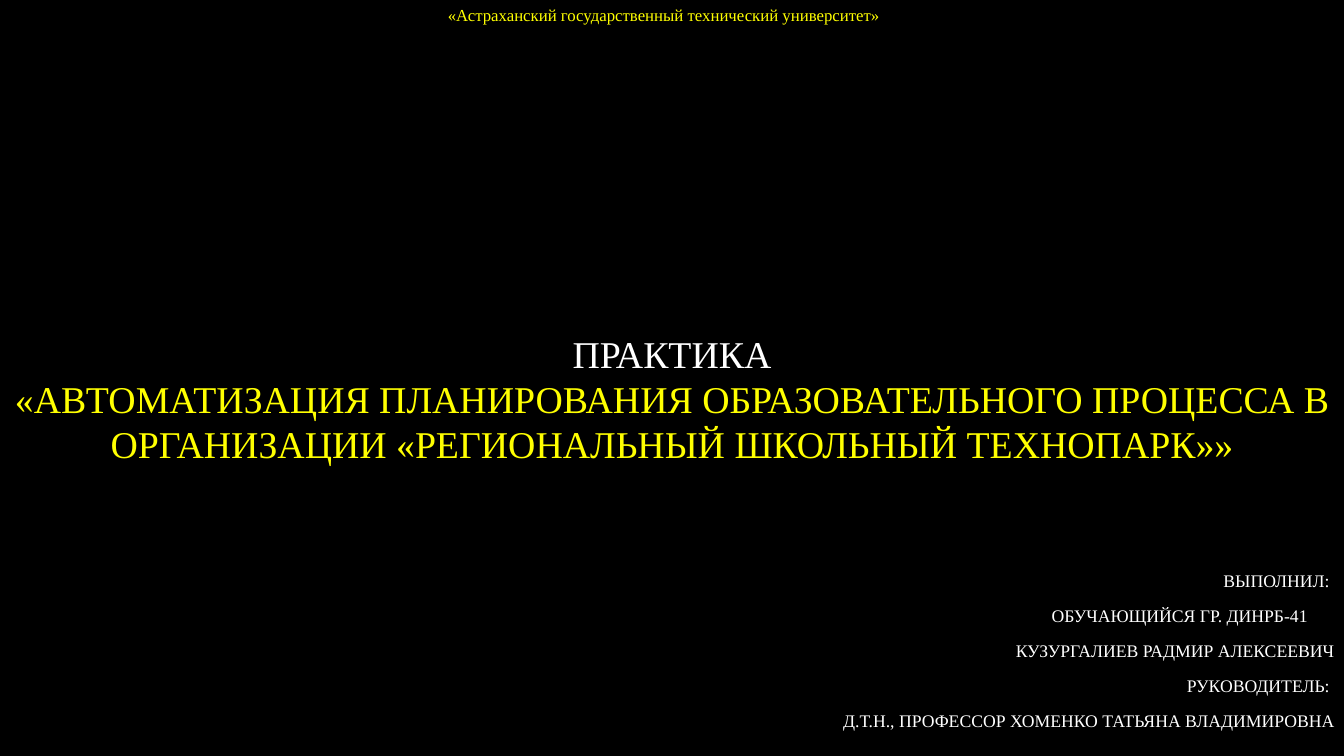
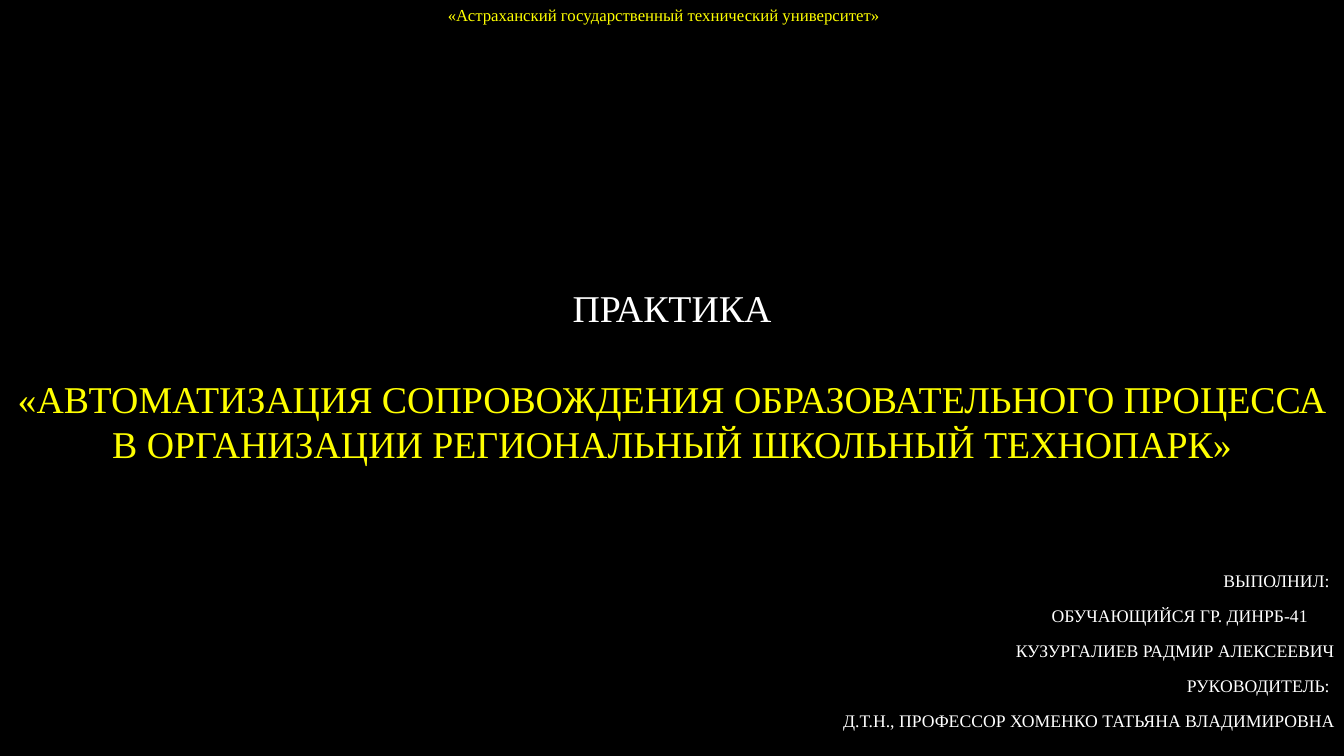
Before and after one commit to RAdKuzur/ASTU, a slide deck: slide 1 of Дипломная работа/Презентация Курсовая.pptx. Drawn at 1344x756 pixels with LibreOffice and Linux fonts; fonts in the diff are those of the drawing; background and template pictures are left out. Boxes give left, top, right and bottom in pixels: in the first picture for what was removed or moved away, otherwise in the second. Text is boxed around its words. In the diff, an @@ line names an element or a change of style, - is before the commit and + after.

```diff
--- a/Дипломная работа/Презентация Курсовая.pptx
+++ b/Дипломная работа/Презентация Курсовая.pptx
@@ title at (18, 297, 1326, 466): text changed @@
-ПРАКТИКА
-«АВТОМАТИЗАЦИЯ ПЛАНИРОВАНИЯ ОБРАЗОВАТЕЛЬНОГО ПРОЦЕССА В ОРГАНИЗАЦИИ «РЕГИОНАЛЬНЫЙ ШКОЛЬНЫЙ ТЕХНОПАРК»»
+ПРАКТИКА
+«АВТОМАТИЗАЦИЯ СОПРОВОЖДЕНИЯ ОБРАЗОВАТЕЛЬНОГО ПРОЦЕССА В ОРГАНИЗАЦИИ РЕГИОНАЛЬНЫЙ ШКОЛЬНЫЙ ТЕХНОПАРК»
```
Also in this commit, not shown: 13 other slides changed, 1 slide added, 2 slides removed, 1 other file.
